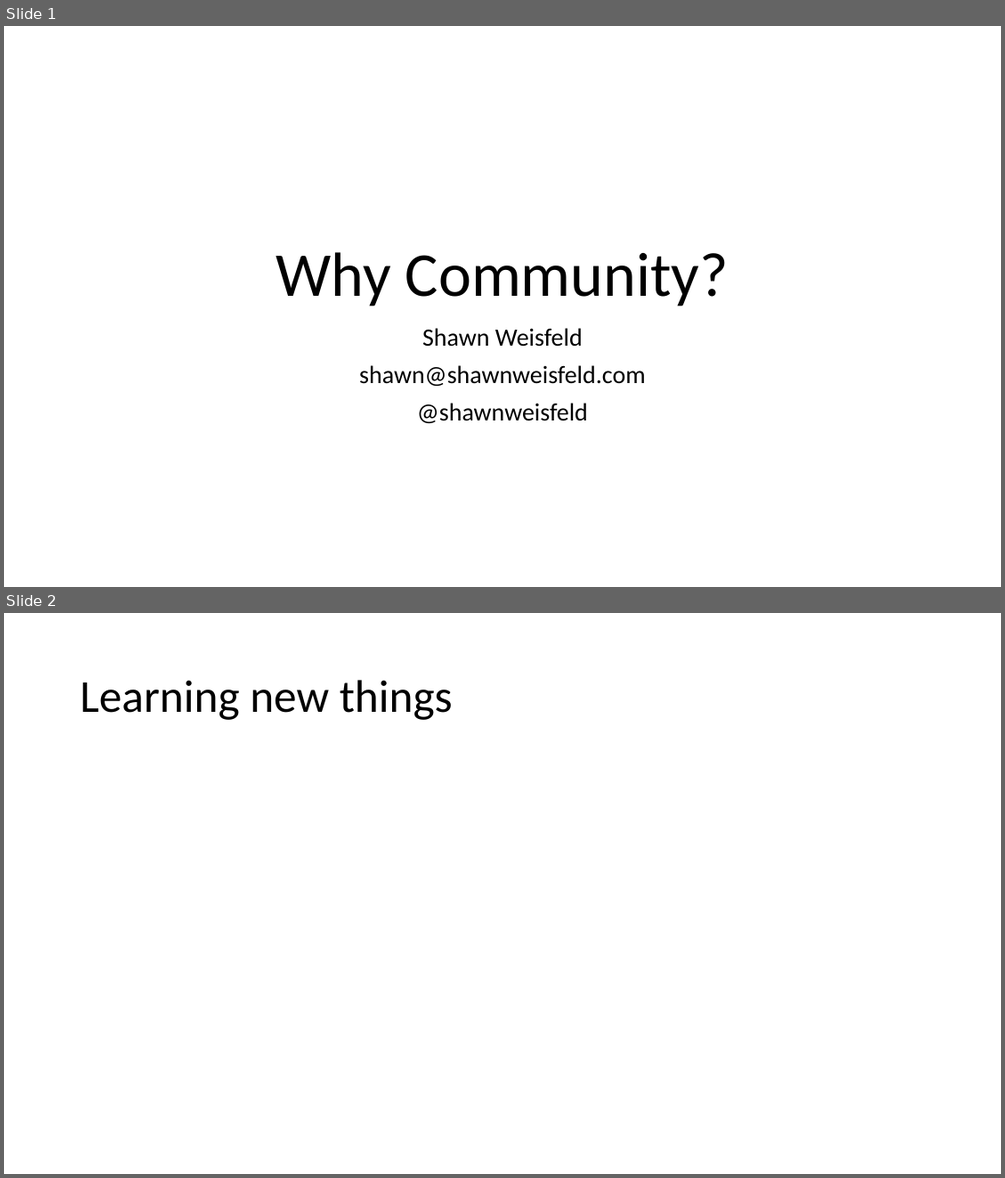
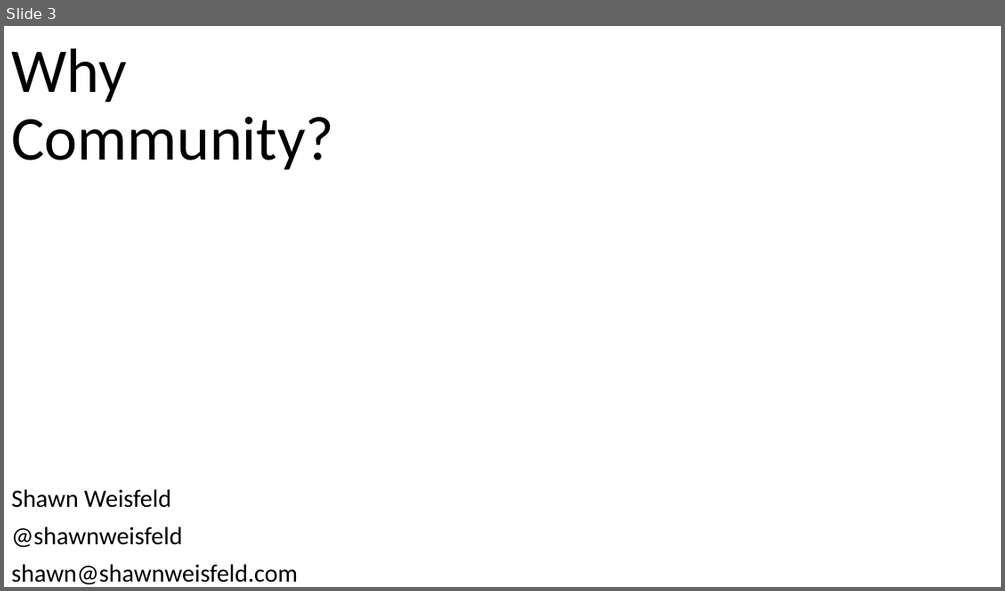
Before and after one commit to shawnweisfeld/20150328_Community, a slide deck: Why Community.pptx. Shown one above the other, each under a label of ours: slides 1 and 2 before the commit, slide 3 after it. The pictures are 1005x1178 and 1005x591 pixels, drawn with LibreOffice and Linux fonts; fonts in the diff are those of the drawing; background and template pictures are left out. Boxes give left, top, right and bottom in pixels: in the first picture for what was removed or moved away, otherwise in the second. Text is boxed around its words. In the diff, an @@ line names an element or a change of style, - is before the commit and + after.

```diff
--- a/Why Community.pptx
+++ b/Why Community.pptx
@@ slide 2 removed at (x1=4, y1=613, x2=1001, y2=1174), background picture (left out) @@
@@ title removed at (x1=80, y1=680, x2=453, y2=720) @@
-Learning new things
@@ what was slide 1 is now slide 3 @@
@@ slide 3 changed as well @@
@@ title "Why Community?" moved from (x1=276, y1=252, x2=728, y2=306) to (x1=11, y1=48, x2=334, y2=170) @@
@@ title "Why Community?" at (x1=11, y1=48, x2=334, y2=170): alignment centre to left @@
@@ subtitle at (x1=417, y1=402, x2=588, y2=423): paragraph removed @@
-@shawnweisfeld
@@ subtitle "Shawn Weisfeld" moved from (x1=359, y1=328, x2=645, y2=423) to (x1=11, y1=489, x2=297, y2=584) @@
@@ subtitle at (x1=11, y1=489, x2=297, y2=584): alignment centre to left @@
@@ subtitle at (x1=11, y1=526, x2=182, y2=547): paragraph added @@
+@shawnweisfeld
```
Also in this commit, not shown: 11 slides added, 6 other slides removed.
